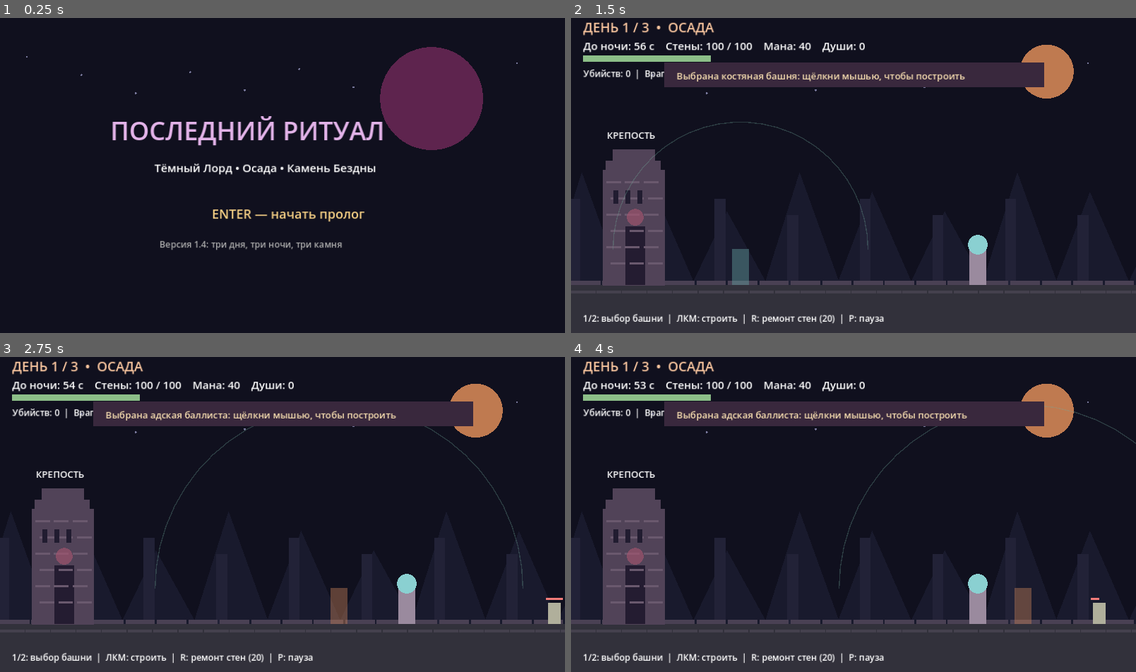
Above: before the commit, frames 1-4 (two rows, left to right).
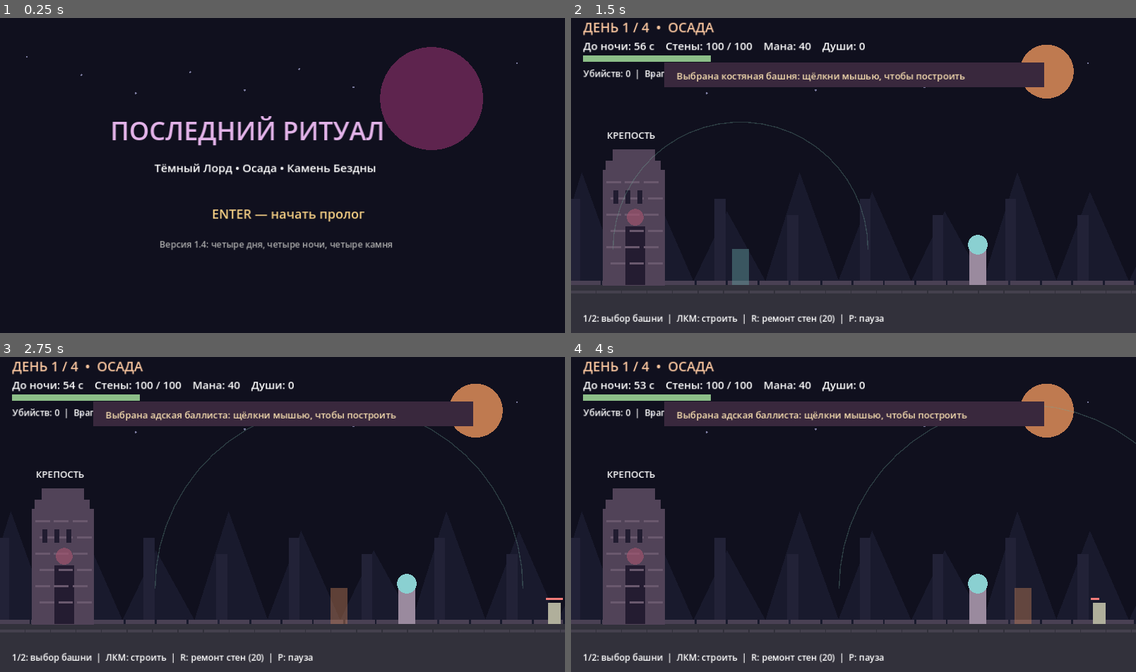
Above: after the commit, the same moments.

Repository: DoctorStrangeSH/Last-Ritual
Game: Godot game, scene res://scenes/main.tscn
Two runs of this game, one before a commit and one after it. Both use one fixed random seed, a clock stepped at 60 frames per second and the inputs below.
Inputs (mouse positions are in pixels of both pictures, inside the frame that each line leads up to):
- Up to frame 1 (0.25 s): no input
- Up to frame 2 (1.5 s): tap Enter (ui_accept) at 0.5, 0.77, 1.25 s; move the mouse to (977, 159) at 0.52 s; hold Right (ui_right) 0.53-1.28 s; tap Keypad Enter at 0.6 s; click (977, 159) at 0.67 s; tap 1 at 0.8, 1.35 s; move the mouse to (740, 191) at 1.27 s; hold Left (ui_left) from 1.28 s (still down)
- Up to frame 3 (2.75 s): tap Enter (ui_accept) at 1.52, 2 s; tap 2 at 1.55, 2.1 s; move the mouse to (339, 442) at 2.02 s; release Left (ui_left) at 2.03 s; hold Right (ui_right) from 2.03 s (still down); tap Keypad Enter at 2.3 s
- Up to frame 4 (4 s): tap Enter (ui_accept) at 2.75, 3.02, 3.77 s; move the mouse to (825, 577) at 2.77 s; release Right (ui_right) at 2.78 s; hold W 2.78-3.53 s; tap Keypad Enter at 2.85 s; click (825, 577) at 2.92 s; tap 1 at 3.05, 3.6 s; move the mouse to (1023, 561) at 3.52 s; hold Left (ui_left) from 3.53 s (still down); tap 2 at 3.8 s

The runs differ from the first frame. In frame 1, 0.4% of the frame differs, in the area x 37-70%, y 71-74%; in frame 2, less than 0.1%; in frame 3, less than 0.1%; in frame 4, less than 0.1%.

Commit message:
feat: fourth siege and Blood Mines night (v1.6)

Diff:
--- a/scripts/main.gd
+++ b/scripts/main.gd
@@ -1,5 +1,5 @@
 extends Node2D
-## Last Ritual v1.5: campaign testability, Godot 4.2+
+## Last Ritual v1.6: fourth siege, Godot 4.2+
 const W := 1152.0
 const H := 648.0
 const FLOOR := 550.0
@@ -164,7 +164,7 @@
 func resolve_altar() -> void:
     if phase != "ritual":
         return
-    if stones_collected < 3:
+    if stones_collected < 4:
         current_day += 1
         phase = "day"
         time_left = DAY_LENGTH
@@ -187,7 +187,7 @@
         build_tower(selected_build, get_global_mouse_position().x)
 
 func buy_upgrade(kind: String) -> void:
-    if stones_collected >= 3:
+    if stones_collected >= 4:
         show_notice("Осада окончена: заверши ритуал")
         return
     if kind == "tower":
@@ -250,7 +250,7 @@
     grounded = true
     jump_was_down = false
     player_hp = 100.0
-    boss_hp = 140.0 if current_day == 1 else (190.0 if current_day == 2 else 230.0)
+    boss_hp = 140.0 if current_day == 1 else (190.0 if current_day == 2 else (230.0 if current_day == 3 else 270.0))
     boss_strike_timer = 2.0
     boss_windup = 0.0
     mage = {"x": 570.0, "hp": 60.0 if current_day == 1 else 85.0, "cooldown": 1.4}
@@ -260,7 +260,14 @@
     chest_taken = false
     relic_taken = false
     trap_clock = 0.0
-    if current_day == 3:
+    if current_day == 4:
+        platforms = [Rect2(160, 460, 135, 16), Rect2(365, 400, 140, 16), Rect2(560, 350, 145, 16), Rect2(770, 410, 150, 16)]
+        trap_positions = [305.0, 535.0, 740.0, 975.0]
+        gems = [Vector2(220, 430), Vector2(425, 370), Vector2(625, 320), Vector2(825, 380), Vector2(1030, 517)]
+        mage["x"] = 635.0
+        mage["hp"] = 120.0
+        night_enemies = [{"x": 270.0, "hp": 95.0, "dir": -1.0}, {"x": 825.0, "hp": 110.0, "dir": 1.0}]
+    elif current_day == 3:
         platforms = [Rect2(175, 445, 130, 16), Rect2(390, 385, 140, 16), Rect2(610, 400, 120, 16), Rect2(790, 345, 140, 16)]
         trap_positions = [340.0, 735.0, 955.0]
         gems = [Vector2(230, 415), Vector2(455, 355), Vector2(675, 370), Vector2(850, 315), Vector2(1030, 516)]
@@ -292,7 +299,7 @@
             kind = "runner"
         elif wave_count % 5 == 0:
             kind = "brute"
-        var health := (27.0 if kind == "runner" else (100.0 if kind == "brute" else (55.0 if kind == "saboteur" else 46.0))) * (1.0 if current_day == 1 else (1.45 if current_day == 2 else 1.7))
+        var health := (27.0 if kind == "runner" else (100.0 if kind == "brute" else (55.0 if kind == "saboteur" else 46.0))) * (1.0 if current_day == 1 else (1.45 if current_day == 2 else (1.7 if current_day == 3 else 1.95)))
         var speed := 84.0 if kind == "runner" else (65.0 if kind == "saboteur" else (25.0 if kind == "brute" else 43.0))
         var damage := (6.0 if kind == "runner" else (19.0 if kind == "brute" else 9.0)) * (1.0 if current_day == 1 else 1.3)
         enemies.append({"x": W + 32.0, "hp": health, "max_hp": health, "speed": speed, "damage": damage, "hit_cd": 0.0, "kind": kind, "sabotaged": false})
@@ -407,7 +414,7 @@
                 player.y = p.position.y - 22.0
                 vel.y = 0.0
                 grounded = true
-    var chest_pos := Vector2(850, 314) if current_day == 2 else (Vector2(855, 314) if current_day == 3 else Vector2(899, 365))
+    var chest_pos := Vector2(850, 314) if current_day == 2 else (Vector2(835, 378) if current_day == 4 else (Vector2(855, 314) if current_day == 3 else Vector2(899, 365)))
     if not chest_taken and player.distance_to(chest_pos) < 42.0:
         chest_taken = true
         mana += 35
@@ -466,7 +473,7 @@
     if boss_hp <= 0.0 and not stone_taken and player.distance_to(Vector2(1010, 465)) < 43.0:
         stone_taken = true
         stones_collected += 1
-        show_notice("Камень %d/3 получен! Вернись к порталу слева." % stones_collected)
+        show_notice("Камень %d/4 получен! Вернись к порталу слева." % stones_collected)
     if stone_taken and player.x < 85.0:
         phase = "ritual"
 
@@ -534,7 +541,7 @@
         label("ПОСЛЕДНИЙ РИТУАЛ", 225, 255, 52, Color("e3b3e9"))
         label("Тёмный Лорд • Осада • Камень Бездны", 315, 320, 23)
         label("ENTER — начать пролог", 432, 415, 26, Color("f5cf84"))
-        label("Версия 1.4: три дня, три ночи, три камня", 325, 474, 18, Color("aaaaaa"))
+        label("Версия 1.4: четыре дня, четыре ночи, четыре камня", 325, 474, 18, Color("aaaaaa"))
         return
     if phase == "win" or phase == "lose":
         label("РИТУАЛ ЗАВЕРШЁН" if phase == "win" else "КРЕПОСТЬ ПАЛА", 300, 275, 48, Color("a9e4bc") if phase == "win" else Color("ff7777"))
@@ -545,9 +552,9 @@
         draw_circle(Vector2(575, 340), 140, Color("382347"))
         draw_colored_polygon(PackedVector2Array([Vector2(575, 215), Vector2(640, 340), Vector2(575, 465), Vector2(510, 340)]), Color("a950d1"))
         label("АЛТАРЬ БЕЗДНЫ", 398, 145, 39, Color("e9b5fb"))
-        label("Камней: %d / 3. %s" % [stones_collected, "ENTER — продолжить осаду" if stones_collected < 3 else "Для ритуала нужно 50 маны и 8 душ"], 230, 515, 23)
+        label("Камней: %d / 4. %s" % [stones_collected, "ENTER — продолжить осаду" if stones_collected < 4 else "Для ритуала нужно 50 маны и 8 душ"], 230, 515, 23)
         label("Мана: %d  |  Души: %d" % [mana, souls], 435, 554, 24, Color("edc477"))
-        if stones_collected < 3:
+        if stones_collected < 4:
             label("1: усилить башни (45 маны) %s" % ["[КУПЛЕНО]" if tower_power_level > 0 else ""], 310, 415, 20)
             label("2: печать стен (4 души) %s" % ["[КУПЛЕНО]" if wall_ward_level > 0 else ""], 310, 445, 20)
         label("ENTER — продолжить / ритуал  |  C — 25 маны на 1 душ", 310, 600, 20)
@@ -583,7 +590,7 @@
                 var range_radius := 260.0 if selected_build == "bone" else 375.0
                 draw_arc(Vector2(cursor_x, FLOOR - 72), range_radius, PI, TAU, 28, Color("72aa9a", 0.28), 2.0)
                 box(Rect2(cursor_x - 17.0, FLOOR - 74.0, 34, 74), Color("619d9c", 0.46) if selected_build == "bone" else Color("ba7954", 0.46))
-            label("ДЕНЬ %d / 3  •  ОСАДА" % current_day, 25, 35, 27, Color("f8c59e"))
+            label("ДЕНЬ %d / 4  •  ОСАДА" % current_day, 25, 35, 27, Color("f8c59e"))
             label("До ночи: %02d c    Стены: %d / 100    Мана: %d    Души: %d" % [ceili(maxf(time_left, 0.0)), maxi(0, ceili(wall_hp)), mana, souls], 25, 71, 22)
             box(Rect2(25, 82, 260, 13), Color("553840"))
             box(Rect2(25, 82, 260.0 * clampf(wall_hp / MAX_WALL, 0.0, 1.0), 13), Color("8cbe88") if wall_hp > 30.0 else Color("ed6b73"))
@@ -604,7 +611,7 @@
                 if spike_phase >= 2.1:
                     for spike in range(4):
                         draw_colored_polygon(PackedVector2Array([Vector2(tx - 28 + spike * 16, FLOOR), Vector2(tx - 20 + spike * 16, FLOOR - 24), Vector2(tx - 12 + spike * 16, FLOOR)]), trap_color)
-            var chest_at := Vector2(850, 314) if current_day == 2 else (Vector2(855, 314) if current_day == 3 else Vector2(899, 365))
+            var chest_at := Vector2(850, 314) if current_day == 2 else (Vector2(835, 378) if current_day == 4 else (Vector2(855, 314) if current_day == 3 else Vector2(899, 365)))
             if not chest_taken:
                 box(Rect2(chest_at.x - 23, chest_at.y - 20, 46, 26), Color("a67c47"))
                 box(Rect2(chest_at.x - 23, chest_at.y - 23, 46, 6), Color("f1d085"))
@@ -627,7 +634,7 @@
                     box(Rect2(boss_pos.x - 85, FLOOR - 10, 170, 10), Color("eb5c60"))
                     label("УДАР!", boss_pos.x - 30, 405, 20, Color("f4a2a2"))
                 box(Rect2(boss_pos.x - 31, boss_pos.y - 47, 62, 91), Color("a24e71"))
-                box(Rect2(boss_pos.x - 45, boss_pos.y - 65, 90 * boss_hp / (140.0 if current_day == 1 else (190.0 if current_day == 2 else 230.0)), 7), Color("ed6975"))
+                box(Rect2(boss_pos.x - 45, boss_pos.y - 65, 90 * boss_hp / (140.0 if current_day == 1 else (190.0 if current_day == 2 else (230.0 if current_day == 3 else 270.0))), 7), Color("ed6975"))
                 label("ХРАНИТЕЛЬ", 935, 380, 17)
             elif not stone_taken:
                 var stone := Vector2(1010, 465)
@@ -640,7 +647,7 @@
             draw_dark_lord(player)
             if swing_timer > 0.0:
                 box(Rect2(player.x + (17.0 if facing > 0 else -75.0), player.y - 17.0, 58.0, 10.0), Color("d6a2e9"))
-            label("НОЧЬ %d / 3  •  %s" % [current_day, "КАТАКОМБЫ" if current_day == 1 else ("ПРОКЛЯТАЯ УСЫПАЛЬНИЦА" if current_day == 2 else "СОБОР СВЕТА")], 25, 35, 27, Color("b9afea"))
+            label("НОЧЬ %d / 4  •  %s" % [current_day, "КАТАКОМБЫ" if current_day == 1 else ("ПРОКЛЯТАЯ УСЫПАЛЬНИЦА" if current_day == 2 else ("СОБОР СВЕТА" if current_day == 3 else "КРОВАВЫЕ ШАХТЫ"))], 25, 35, 27, Color("b9afea"))
             label("Здоровье: %d    Мана: %d    Души: %d    Камень: %s" % [maxi(0, ceili(player_hp)), mana, souls, "ДА" if stone_taken else "НЕТ"], 25, 71, 22)
             label("Шипы: серые — безопасно; жёлтые — предупреждение; красные — урон", 25, 106, 17, Color("e6bb91"))
             label("A/D: ходьба | W / Space: прыжок | J: удар | H: лечение | Shift: рывок | P: пауза", 20, 625, 18)
